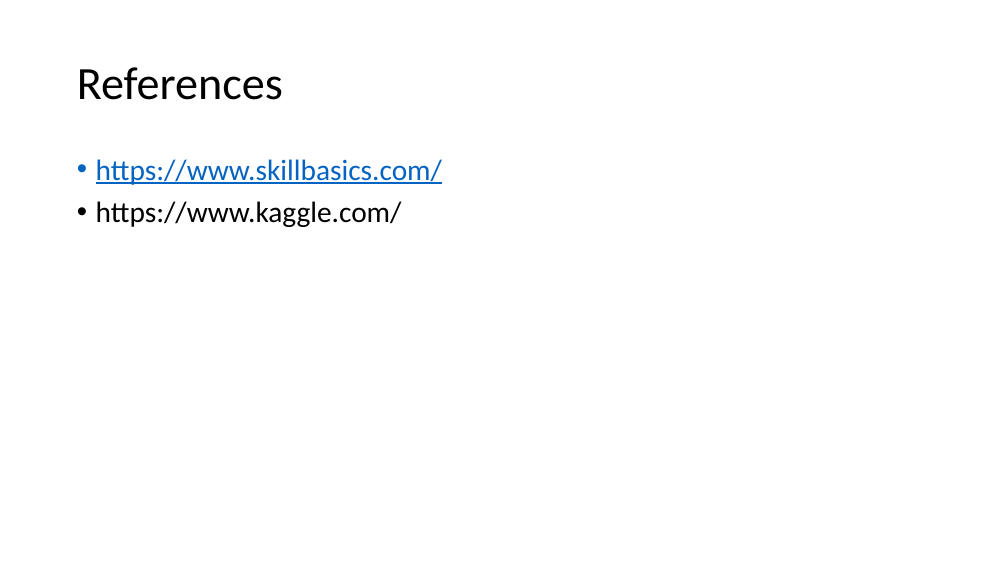
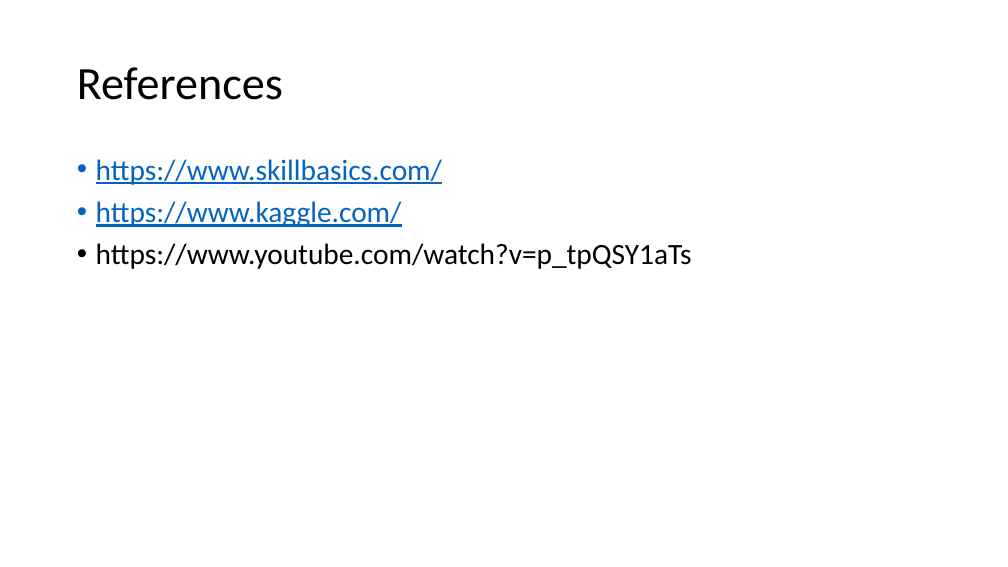
Before and after one commit to raghuprasadks/machinelearning-march-2021, a slide deck: slide 6 of presentation/Day4-Session2-EndToEndImplementation.pptx. Drawn at 1008x567 pixels with LibreOffice and Linux fonts; fonts in the diff are those of the drawing. Boxes give left, top, right and bottom in pixels: in the first picture for what was removed or moved away, otherwise in the second. Text is boxed around its words. In the diff, an @@ line names an element or a change of style, - is before the commit and + after.

```diff
--- a/presentation/Day4-Session2-EndToEndImplementation.pptx
+++ b/presentation/Day4-Session2-EndToEndImplementation.pptx
@@ text at [96,201,402,227]: text colour #000000 to #0563C1, underline on in "https://www.kaggle.com/" @@
@@ text at [96,243,692,269]: paragraph added @@
+• https://www.youtube.com/watch?v=p_tpQSY1aTs
```
Also in this commit, not shown: 8 other files.
